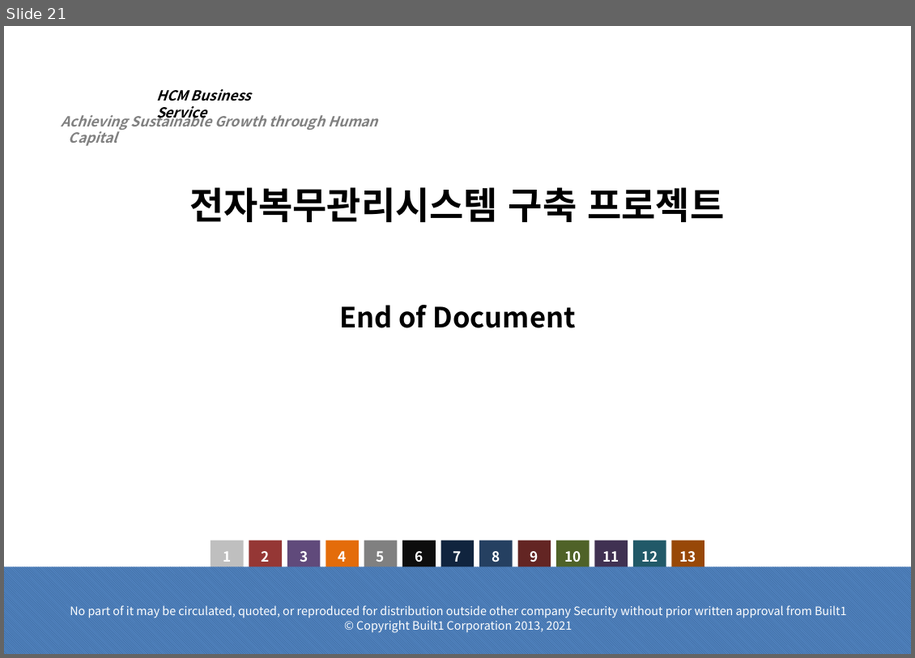
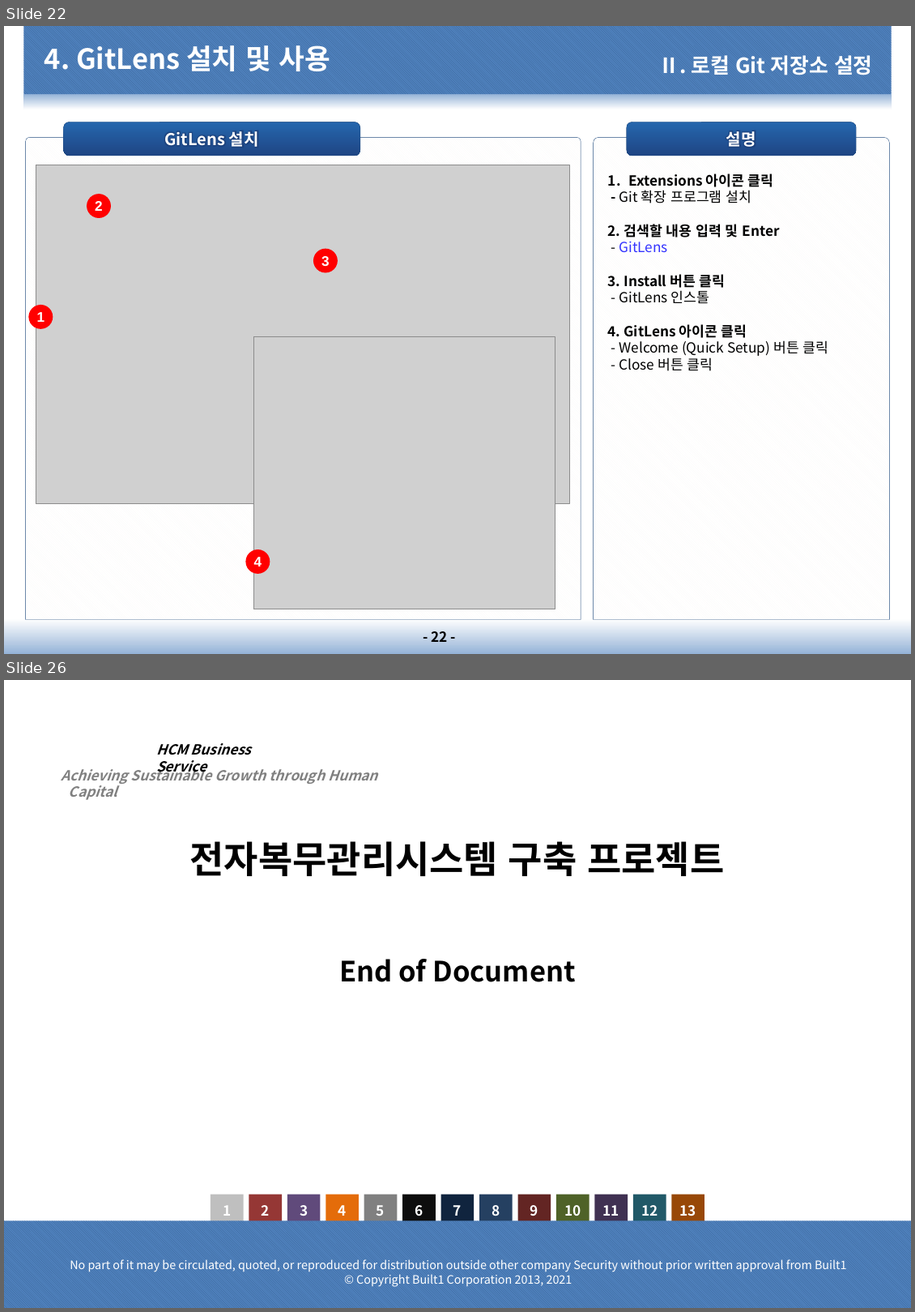
Before and after one commit to dims1111/ESM, a slide deck: document/10.프로젝트 관리(PM)/PM-1200.소프트웨어/PM-1210.GitHub 설명서/PM-1210.GitHub 설명서_20210201_v1.0.pptx. Shown one above the other, each under a label of ours: slide 21 before the commit, slides 22 and 26 after it; the slides between them are not shown. The pictures are 915x658 and 915x1312 pixels, drawn with LibreOffice and Linux fonts; fonts in the diff are those of the drawing; grey boxes stand for pictures; background and template pictures are left out. Boxes give left, top, right and bottom in pixels: in the first picture for what was removed or moved away, otherwise in the second. Text is boxed around its words. In the diff, an @@ line names an element or a change of style, - is before the commit and + after.

```diff
--- a/document/10.프로젝트 관리(PM)/PM-1200.소프트웨어/PM-1210.GitHub 설명서/PM-1210.GitHub 설명서_20210201_v1.0.pptx
+++ b/document/10.프로젝트 관리(PM)/PM-1200.소프트웨어/PM-1210.GitHub 설명서/PM-1210.GitHub 설명서_20210201_v1.0.pptx
@@ slide 22 added at bbox=[4, 26, 911, 654], background #FFFFFF @@
@@ rectangle added at bbox=[24, 26, 892, 94], fill pattern #376092 on #4F81BD @@
@@ title added at bbox=[44, 45, 330, 71], 24 pt, text #FFFFFF, bold @@
+4. GitLens 설치 및 사용
@@ text added at bbox=[658, 55, 873, 75], 18 pt, text #FFFFFF, bold @@
+Ⅱ. 로컬 Git 저장소 설정
@@ rectangle added at bbox=[24, 94, 892, 109], fill gradient #95B3D7 to #FFFFFF @@
@@ rounded rectangle added at bbox=[63, 122, 360, 156], fill gradient #2566AD to #1F4685, outline #1F497D 0.25 pt, 14 pt, text #FFFFFF, bold @@
+GitLens 설치
@@ rounded rectangle added at bbox=[627, 122, 857, 156], fill gradient #2566AD to #1F4685, outline #1F497D 0.25 pt, 14 pt, text #FFFFFF, bold @@
+설명
@@ round same rect added at bbox=[26, 138, 582, 620], fill pattern #FBFAF7 on #FFFFFF, outline #1F497D 0.25 pt @@
@@ round same rect added at bbox=[594, 138, 890, 620], fill pattern #FBFAF7 on #FFFFFF, outline #1F497D 0.25 pt, 12 pt, text #000000 @@
+1. Extensions 아이콘 클릭
+- Git 확장 프로그램 설치
+2. 검색할 내용 입력 및 Enter
+- GitLens
+3. Install 버튼 클릭
+- GitLens 인스톨
+4. GitLens 아이콘 클릭
+- Welcome (Quick Setup) 버튼 클릭
+- Close 버튼 클릭
@@ picture added at bbox=[36, 165, 569, 503] @@
@@ ellipse added at bbox=[87, 194, 110, 218], fill #FF0000, outline #FF0000 1 pt, 12 pt, text #FFFFFF, bold @@
+2
@@ ellipse added at bbox=[314, 249, 338, 272], fill #FF0000, outline #FF0000 1 pt, 12 pt, text #FFFFFF, bold @@
+3
@@ ellipse added at bbox=[29, 305, 53, 329], fill #FF0000, outline #FF0000 1 pt, 12 pt, text #FFFFFF, bold @@
+1
@@ picture added at bbox=[253, 337, 555, 610] @@
@@ ellipse added at bbox=[246, 550, 270, 574], fill #FF0000, outline #FF0000 1 pt, 12 pt, text #FFFFFF, bold @@
+4
@@ rectangle added at bbox=[4, 619, 911, 654], fill gradient #95B3D7 to #FFFFFF @@
@@ page number added at bbox=[431, 627, 447, 642], 12 pt, text #000000, bold @@
+- 22 -
@@ what was slide 21 is now slide 26 @@
```
Also in this commit, not shown: 3 slides changed, 4 other slides added, 1 other file.
